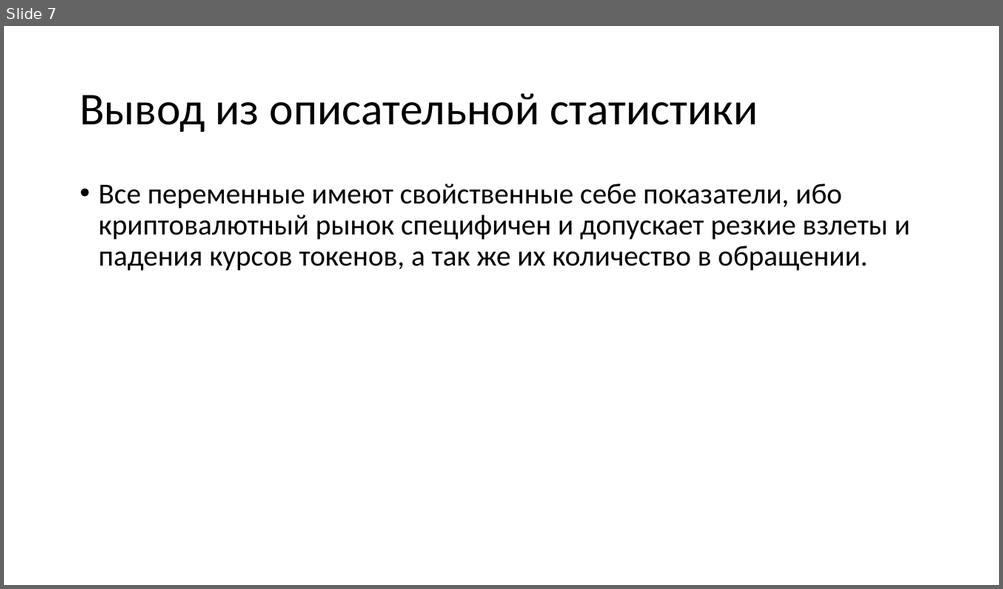
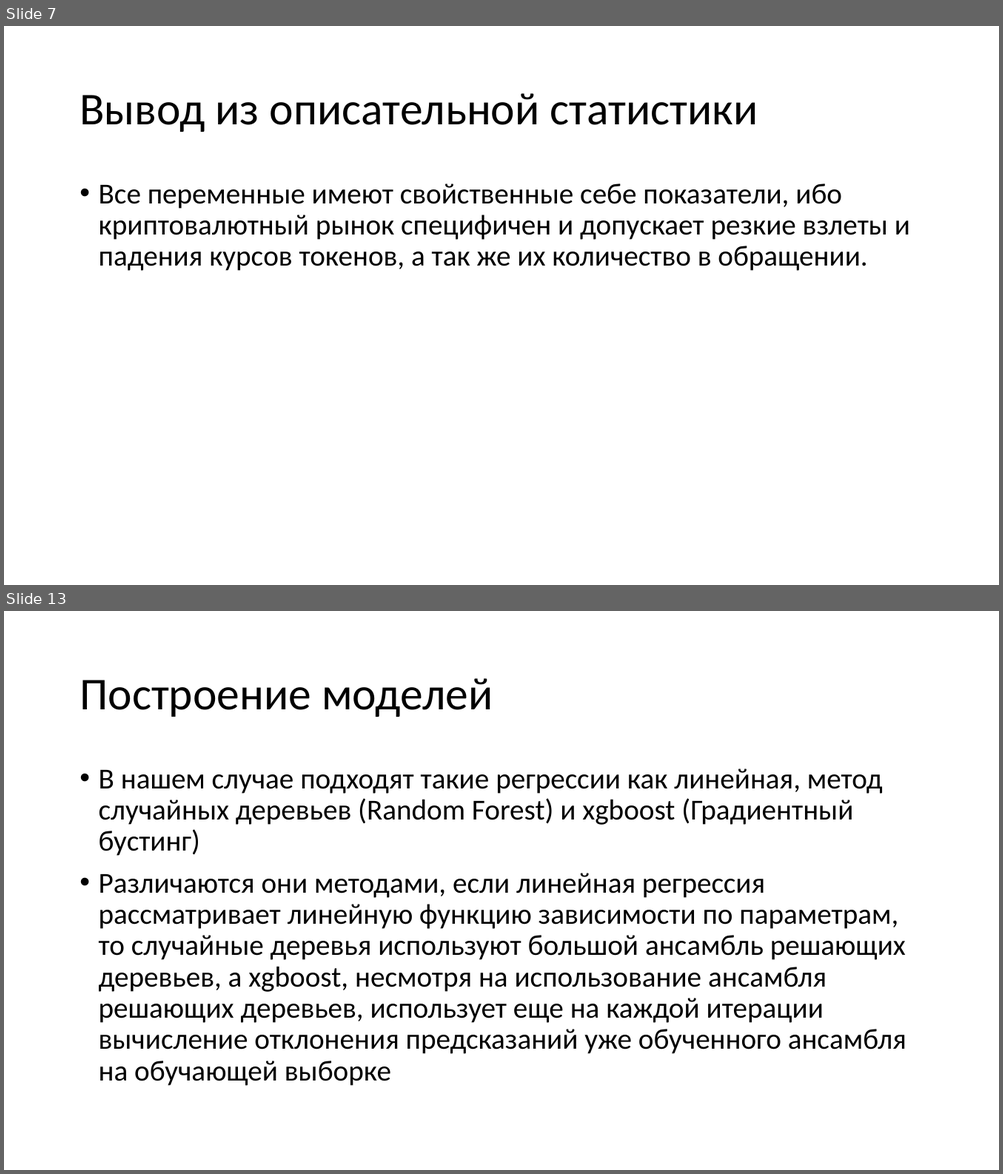
Before and after one commit to egorserdyuk/ASU-Datascience, a slide deck: Crypto/Анализ данных.pptx. Shown one above the other, each under a label of ours: slide 7 before the commit, slides 7 and 13 after it; the slides between them are not shown. The pictures are 1003x589 and 1003x1174 pixels, drawn with LibreOffice and Linux fonts; fonts in the diff are those of the drawing. Boxes give left, top, right and bottom in pixels: in the first picture for what was removed or moved away, otherwise in the second. Text is boxed around its words. In the diff, an @@ line names an element or a change of style, - is before the commit and + after.

```diff
--- a/Crypto/Анализ данных.pptx
+++ b/Crypto/Анализ данных.pptx
@@ slide 13 added at [4,611,999,1170], background #FFFFFF @@
@@ title added at [79,678,492,717], 44 pt, text #000000 @@
+Построение моделей
@@ text added at [99,769,906,1086], 28 pt, text #000000 @@
+• В нашем случае подходят такие регрессии как линейная, метод случайных деревьев (Random Forest) и xgboost (Градиентный бустинг)
+• Различаются они методами, если линейная регрессия рассматривает линейную функцию зависимости по параметрам, то случайные деревья используют большой ансамбль решающих деревьев, а xgboost, несмотря на использование ансамбля решающих деревьев, использует еще на каждой итерации вычисление отклонения предсказаний уже обученного ансамбля на обучающей выборке
```
Also in this commit, not shown: 2 slides changed, 14 other slides added, 2 slides removed.
